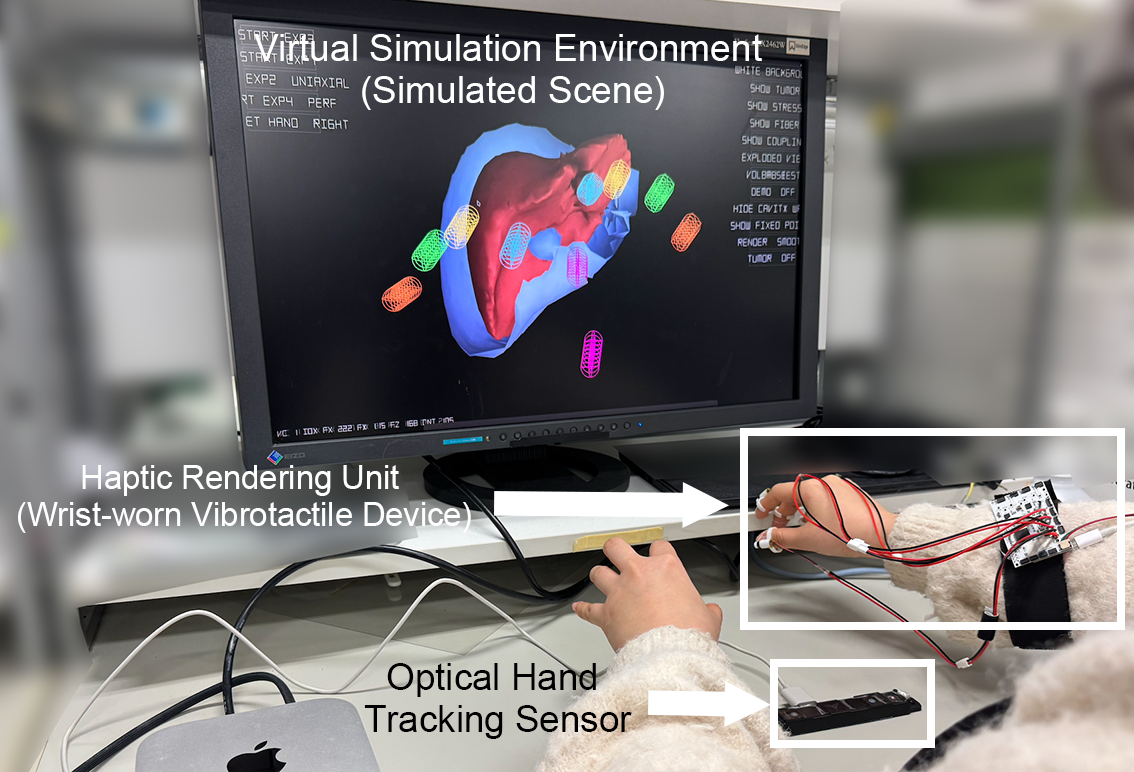
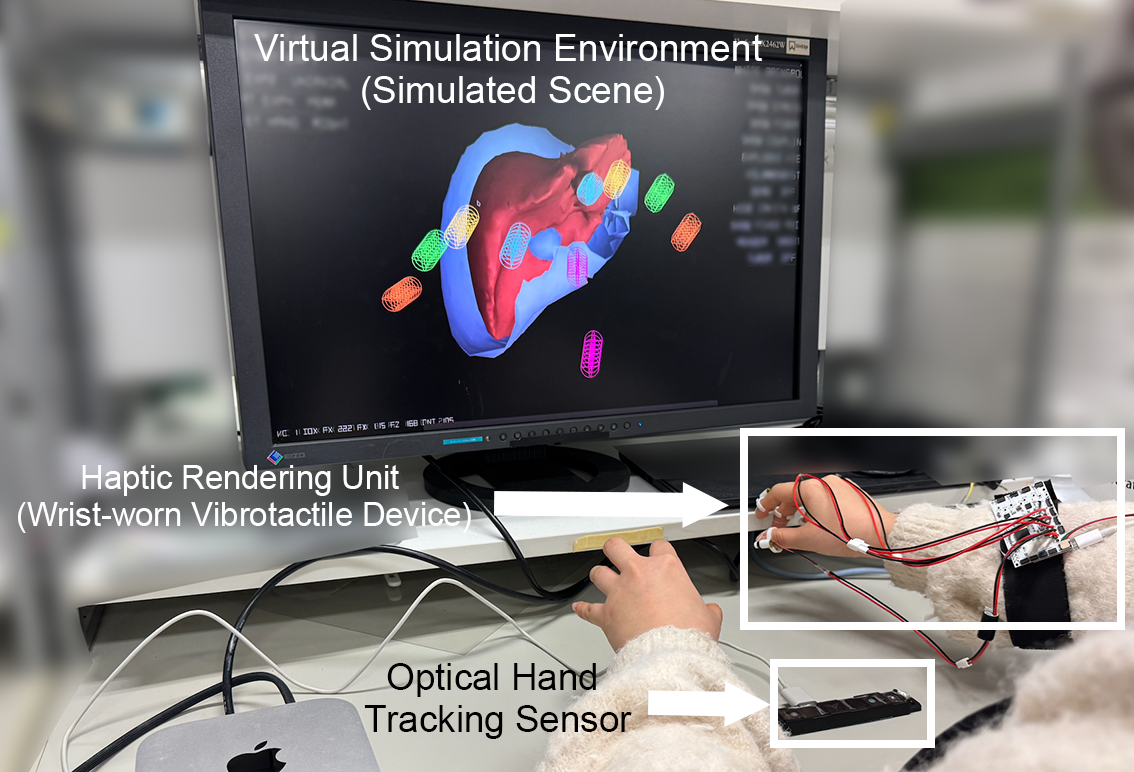
The second (1134, 772) image is a revision of the first. Changes to its layers:
painted on "Background" over 237, 21, 807, 269